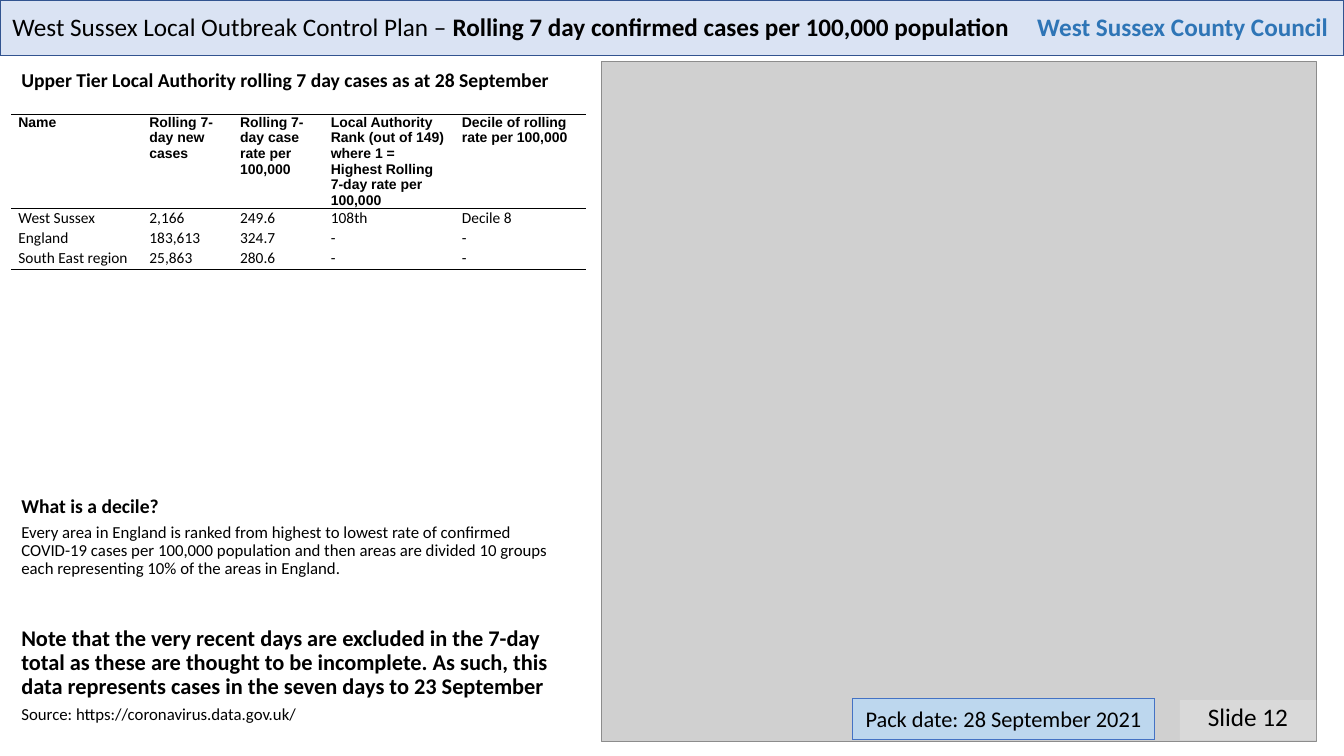
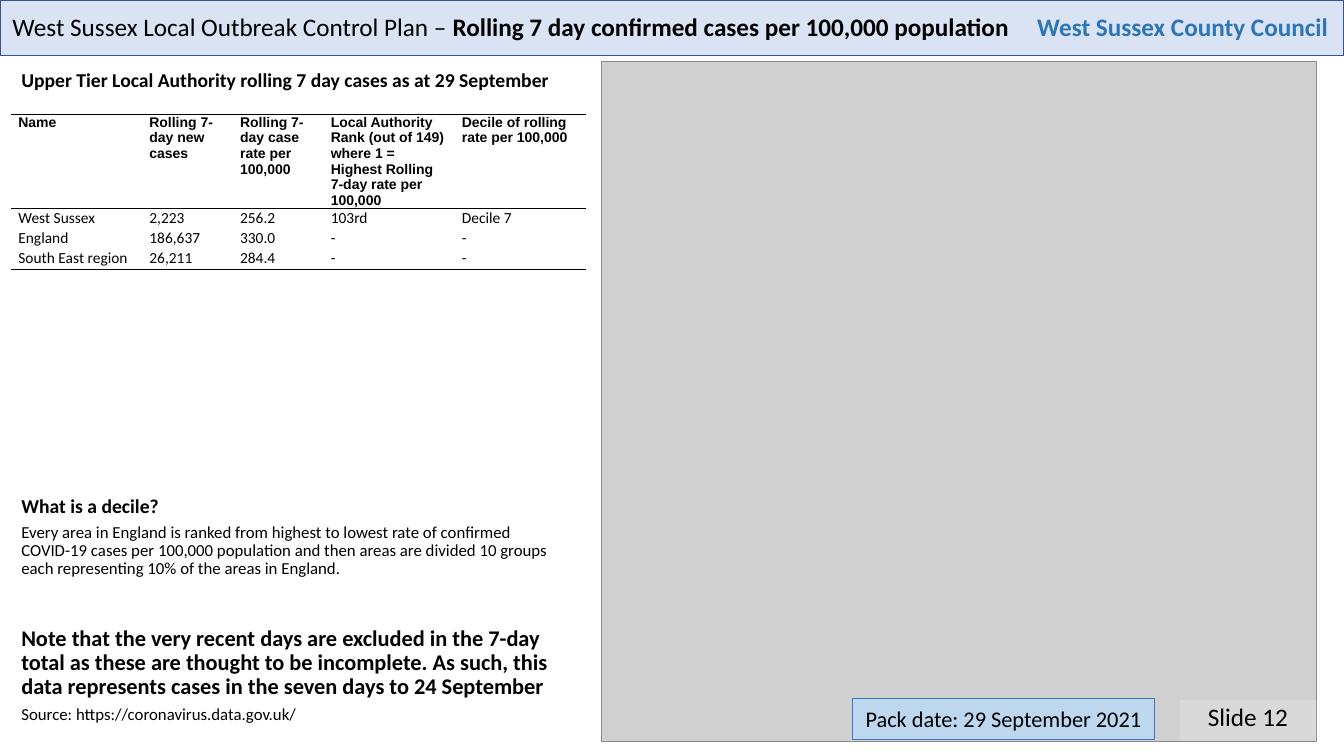
Before and after one commit to psychty/wsx_covid_datapack_public, a slide deck: slide 12 of Latest_West_Sussex_C19_slide_deck.pptx. Drawn at 1344x756 pixels with LibreOffice and Linux fonts; fonts in the diff are those of the drawing; grey boxes stand for pictures. Boxes give left, top, right and bottom in pixels: in the first picture for what was removed or moved away, otherwise in the second. Text is boxed around its words. In the diff, an @@ line names an element or a change of style, - is before the commit and + after.

```diff
--- a/Latest_West_Sussex_C19_slide_deck.pptx
+++ b/Latest_West_Sussex_C19_slide_deck.pptx
@@ text at (x1=21, y1=73, x2=548, y2=91): text changed @@
-Upper Tier Local Authority rolling 7 day cases as at 28 September
+Upper Tier Local Authority rolling 7 day cases as at 29 September
@@ table at (x1=11, y1=115, x2=586, y2=394) @@
-row 2: West Sussex | 2,166 | 249.6 | 108th | Decile 8
+row 2: West Sussex | 2,223 | 256.2 | 103rd | Decile 7
-row 3, column 2: 183,613
+row 3, column 2: 186,637
-row 3, column 3: 324.7
+row 3, column 3: 330.0
-row 4, column 2: 25,863
+row 4, column 2: 26,211
-row 4, column 3: 280.6
+row 4, column 3: 284.4
@@ text at (x1=21, y1=630, x2=547, y2=698): text changed @@
-Note that the very recent days are excluded in the 7-day total as these are thought to be incomplete. As such, this data represents cases in the seven days to 23 September
+Note that the very recent days are excluded in the 7-day total as these are thought to be incomplete. As such, this data represents cases in the seven days to 24 September
@@ text in rectangle at (x1=866, y1=711, x2=1141, y2=731): text changed @@
-Pack date: 28 September 2021
+Pack date: 29 September 2021
```
Also in this commit, not shown: 21 other slides changed, 59 other files.
